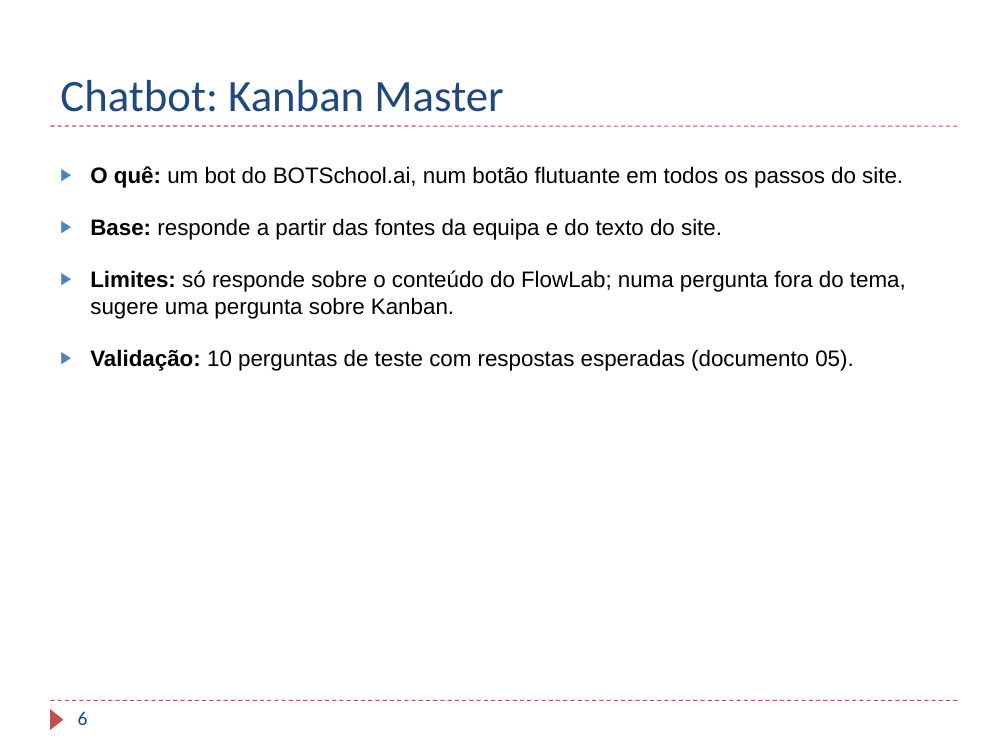
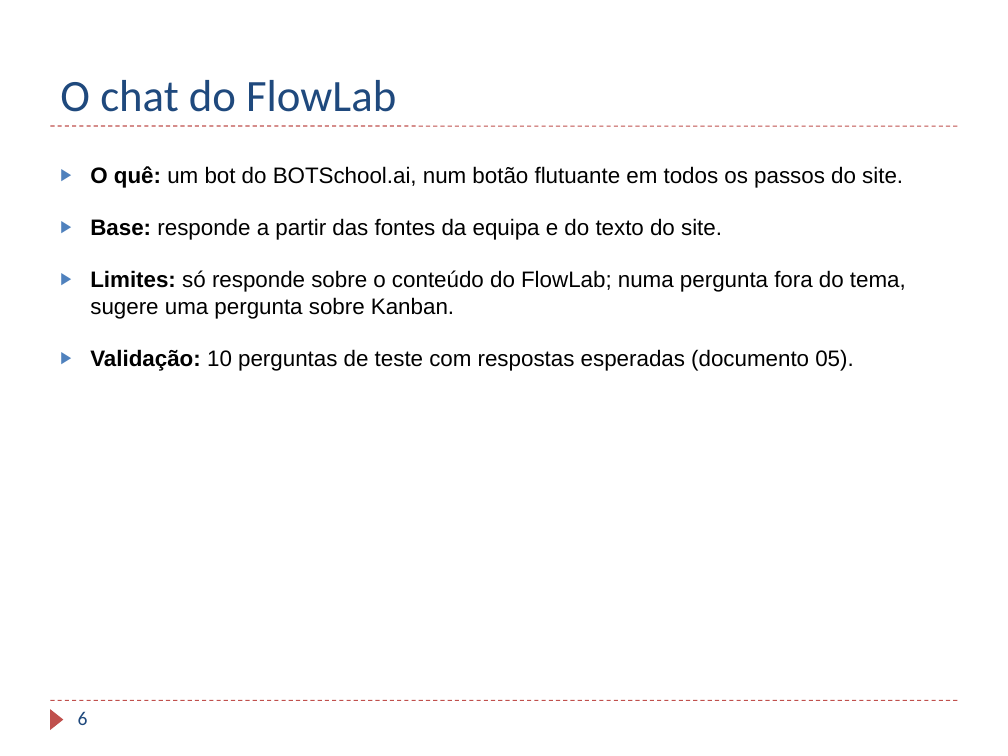
Before and after one commit to TaniaBmGuedes/MDS-TP4, a slide deck: slide 6 of entrega/07_Apresentacao_Final.pptx. Drawn at 1008x756 pixels with LibreOffice and Linux fonts; fonts in the diff are those of the drawing; background and template pictures are left out. Boxes give left, top, right and bottom in pixels: in the first picture for what was removed or moved away, otherwise in the second. Text is boxed around its words. In the diff, an @@ line names an element or a change of style, - is before the commit and + after.

Commit message:
Apresentação: Sprint 2 com 33 de 33 SP; título do slide do chat

```diff
--- a/entrega/07_Apresentacao_Final.pptx
+++ b/entrega/07_Apresentacao_Final.pptx
@@ title at (60,80,396,112): text changed @@
-Chatbot: Kanban Master
+O chat do FlowLab
```
Also in this commit, not shown: 2 other slides changed.
